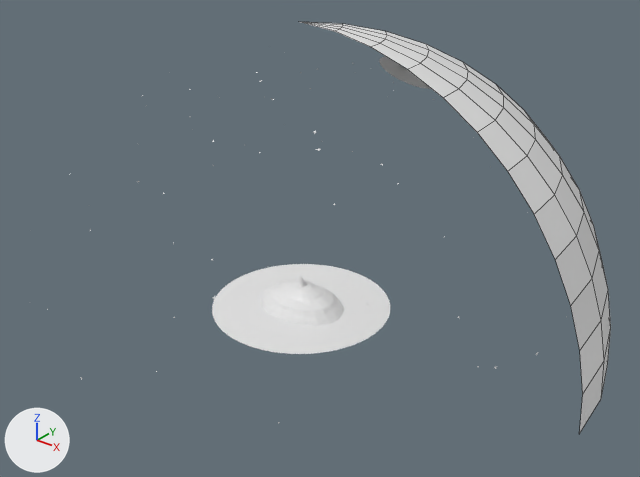
The FBX model Assets/RoomOrchestra/Art/Meadow/Meadow_Dusk.fbx, before and after one commit.
The view is the same before and after, from a 50 mm camera at (67.0, -79.8, 60.4) aimed at (5.2, -2.5, 12.5). The axes (+X, +Y, +Z) are drawn at lower left. The lights are the same throughout. The picture after the commit comes second. Mesh edges are drawn as thin lines on the coarser meshes. Where no turn or scale is listed for an object, it has been applied to the vertices.

Names of what the first picture shows: 'Meadow_GroundS2_6', 'Meadow_GroundS3_0', 'Meadow_GroundS3_1', 'Meadow_GroundS3_4', 'Meadow_GroundS3_5', 'Meadow_GroundS3_6', 'Meadow_GroundS3_7', 'Meadow_Hill0', 'Meadow_Hill1', 'Meadow_Hill2', 'Meadow_SkyWedge' and 15 more.
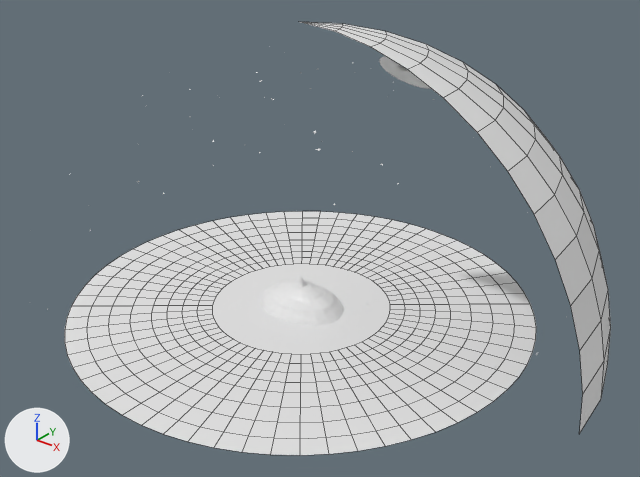
The change, as a diff of the scene's bpy script:
```diff
--- a/Assets/RoomOrchestra/Art/Meadow/Meadow_Dusk.fbx.py
+++ b/Assets/RoomOrchestra/Art/Meadow/Meadow_Dusk.fbx.py
@@ ob_meadow_grounds4_2 @@
+ob_meadow_grounds4_2 = bpy.data.objects.new('Meadow_GroundS4_2', me_meadow_grounds4_2)  # 45 vertices, 32 faces; spans x -14.14..0.0, y 8.49..20.0, z 0.0
+ob_meadow_grounds4_2.location = (0.0, 0.0, 0.0)
@@ ob_meadow_grounds4_0 @@
+ob_meadow_grounds4_0 = bpy.data.objects.new('Meadow_GroundS4_0', me_meadow_grounds4_0)  # 45 vertices, 32 faces; spans x 8.49..20.0, y 0.0..14.14, z 0.0
+ob_meadow_grounds4_0.location = (0.0, 0.0, 0.0)
@@ ob_meadow_grounds4_1 @@
+ob_meadow_grounds4_1 = bpy.data.objects.new('Meadow_GroundS4_1', me_meadow_grounds4_1)  # 45 vertices, 32 faces; spans x 0.0..14.14, y 8.49..20.0, z 0.0
+ob_meadow_grounds4_1.location = (0.0, 0.0, 0.0)
@@ ob_meadow_grounds4_5 @@
+ob_meadow_grounds4_5 = bpy.data.objects.new('Meadow_GroundS4_5', me_meadow_grounds4_5)  # 45 vertices, 32 faces; spans x -14.14..0.0, y -20.0..-8.49, z 0.0
+ob_meadow_grounds4_5.location = (0.0, 0.0, 0.0)
@@ ob_meadow_grounds4_6 @@
+ob_meadow_grounds4_6 = bpy.data.objects.new('Meadow_GroundS4_6', me_meadow_grounds4_6)  # 45 vertices, 32 faces; spans x 0.0..14.14, y -20.0..-8.49, z 0.0
+ob_meadow_grounds4_6.location = (0.0, 0.0, 0.0)
@@ ob_meadow_grounds4_7 @@
+ob_meadow_grounds4_7 = bpy.data.objects.new('Meadow_GroundS4_7', me_meadow_grounds4_7)  # 45 vertices, 32 faces; spans x 8.49..20.0, y -14.14..0.0, z 0.0
+ob_meadow_grounds4_7.location = (0.0, 0.0, 0.0)
@@ ob_meadow_grounds4_4 @@
+ob_meadow_grounds4_4 = bpy.data.objects.new('Meadow_GroundS4_4', me_meadow_grounds4_4)  # 45 vertices, 32 faces; spans x -20.0..-8.49, y -14.14..0.0, z 0.0
+ob_meadow_grounds4_4.location = (0.0, 0.0, 0.0)
@@ ob_meadow_grounds5_7 @@
+ob_meadow_grounds5_7 = bpy.data.objects.new('Meadow_GroundS5_7', me_meadow_grounds5_7)  # 45 vertices, 32 faces; spans x 14.1..31.0, y -21.9..0.0, z 0.0
+ob_meadow_grounds5_7.location = (0.0, 0.0, 0.0)
@@ ob_meadow_grounds4_3 @@
+ob_meadow_grounds4_3 = bpy.data.objects.new('Meadow_GroundS4_3', me_meadow_grounds4_3)  # 45 vertices, 32 faces; spans x -20.0..-8.49, y 0.0..14.14, z 0.0
+ob_meadow_grounds4_3.location = (0.0, 0.0, 0.0)
@@ ob_meadow_grounds5_4 @@
+ob_meadow_grounds5_4 = bpy.data.objects.new('Meadow_GroundS5_4', me_meadow_grounds5_4)  # 45 vertices, 32 faces; spans x -31.0..-14.1, y -21.9..0.0, z 0.0
+ob_meadow_grounds5_4.location = (0.0, 0.0, 0.0)
@@ ob_meadow_grounds5_0 @@
+ob_meadow_grounds5_0 = bpy.data.objects.new('Meadow_GroundS5_0', me_meadow_grounds5_0)  # 45 vertices, 32 faces; spans x 14.1..31.0, y 0.0..21.9, z 0.0
+ob_meadow_grounds5_0.location = (0.0, 0.0, 0.0)
@@ ob_meadow_grounds5_5 @@
+ob_meadow_grounds5_5 = bpy.data.objects.new('Meadow_GroundS5_5', me_meadow_grounds5_5)  # 45 vertices, 32 faces; spans x -21.9..0.0, y -31.0..-14.1, z 0.0
+ob_meadow_grounds5_5.location = (0.0, 0.0, 0.0)
@@ ob_meadow_grounds5_3 @@
+ob_meadow_grounds5_3 = bpy.data.objects.new('Meadow_GroundS5_3', me_meadow_grounds5_3)  # 45 vertices, 32 faces; spans x -31.0..-14.1, y 0.0..21.9, z 0.0
+ob_meadow_grounds5_3.location = (0.0, 0.0, 0.0)
@@ ob_meadow_grounds5_1 @@
+ob_meadow_grounds5_1 = bpy.data.objects.new('Meadow_GroundS5_1', me_meadow_grounds5_1)  # 45 vertices, 32 faces; spans x 0.0..21.9, y 14.1..31.0, z 0.0
+ob_meadow_grounds5_1.location = (0.0, 0.0, 0.0)
@@ ob_meadow_grounds5_6 @@
+ob_meadow_grounds5_6 = bpy.data.objects.new('Meadow_GroundS5_6', me_meadow_grounds5_6)  # 45 vertices, 32 faces; spans x 0.0..21.9, y -31.0..-14.1, z 0.0
+ob_meadow_grounds5_6.location = (0.0, 0.0, 0.0)
@@ ob_meadow_grounds5_2 @@
+ob_meadow_grounds5_2 = bpy.data.objects.new('Meadow_GroundS5_2', me_meadow_grounds5_2)  # 45 vertices, 32 faces; spans x -21.9..0.0, y 14.1..31.0, z 0.0
+ob_meadow_grounds5_2.location = (0.0, 0.0, 0.0)
```

What differs and where, as boxes (x1, y1, x2, y2) in the pictures (640 x 477 px):
'Meadow_GroundS5_6', added
    after: (123, 371, 329, 455)
'Meadow_GroundS5_7', added
    after: (317, 356, 508, 454)
'Meadow_GroundS5_5', added
    after: (65, 313, 194, 415)
'Meadow_GroundS5_0', added
    after: (428, 293, 536, 389)
'Meadow_GroundS5_4', added
    after: (67, 242, 197, 318)
'Meadow_GroundS5_1', added
    after: (387, 229, 524, 297)
'Meadow_GroundS4_6', added
    after: (195, 343, 317, 393)
'Meadow_GroundS4_7', added
    after: (311, 335, 427, 392)
'Meadow_GroundS5_3', added
    after: (148, 212, 289, 262)
'Meadow_GroundS5_2', added
    after: (284, 211, 425, 253)
'Meadow_GroundS4_5', added
    after: (151, 310, 240, 371)
'Meadow_GroundS4_0', added
    after: (374, 297, 451, 356)
'Meadow_GroundS4_4', added
    after: (152, 262, 237, 313)
'Meadow_GroundS4_1', added
    after: (355, 253, 446, 300)
'Meadow_GroundS4_3', added
    after: (198, 240, 294, 278)
'Meadow_GroundS4_2', added
    after: (290, 240, 385, 272)
